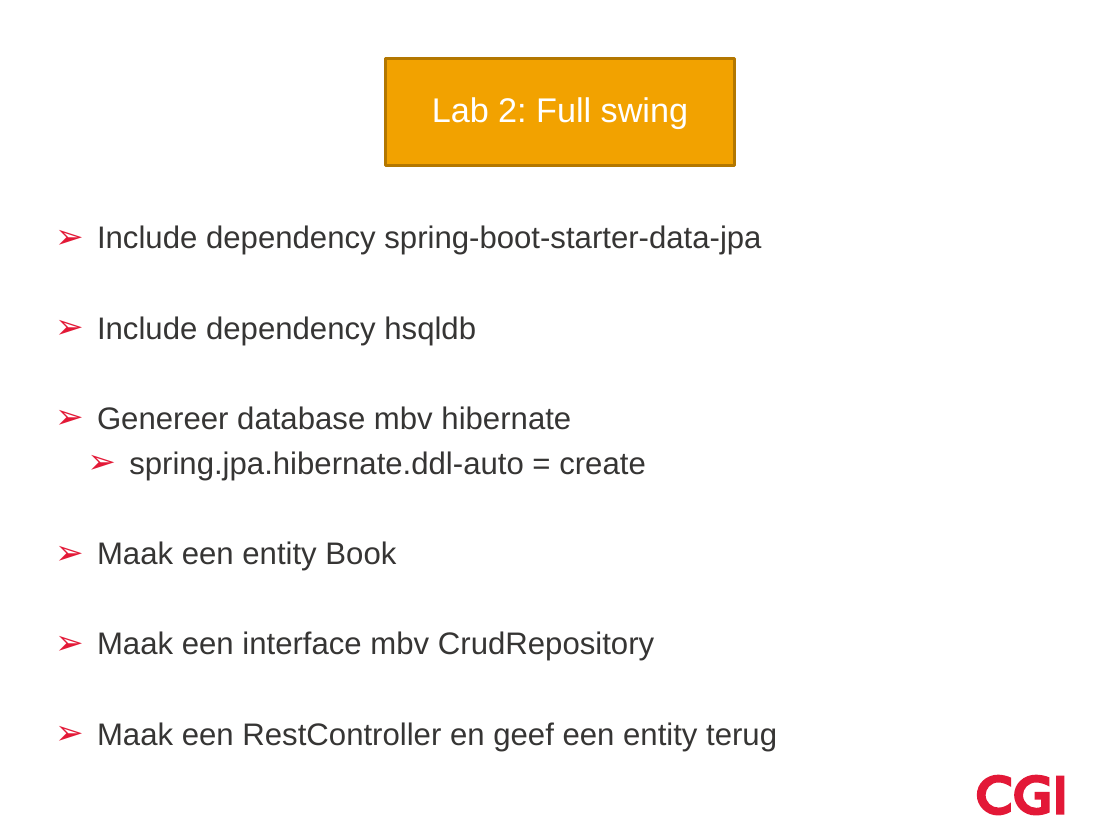
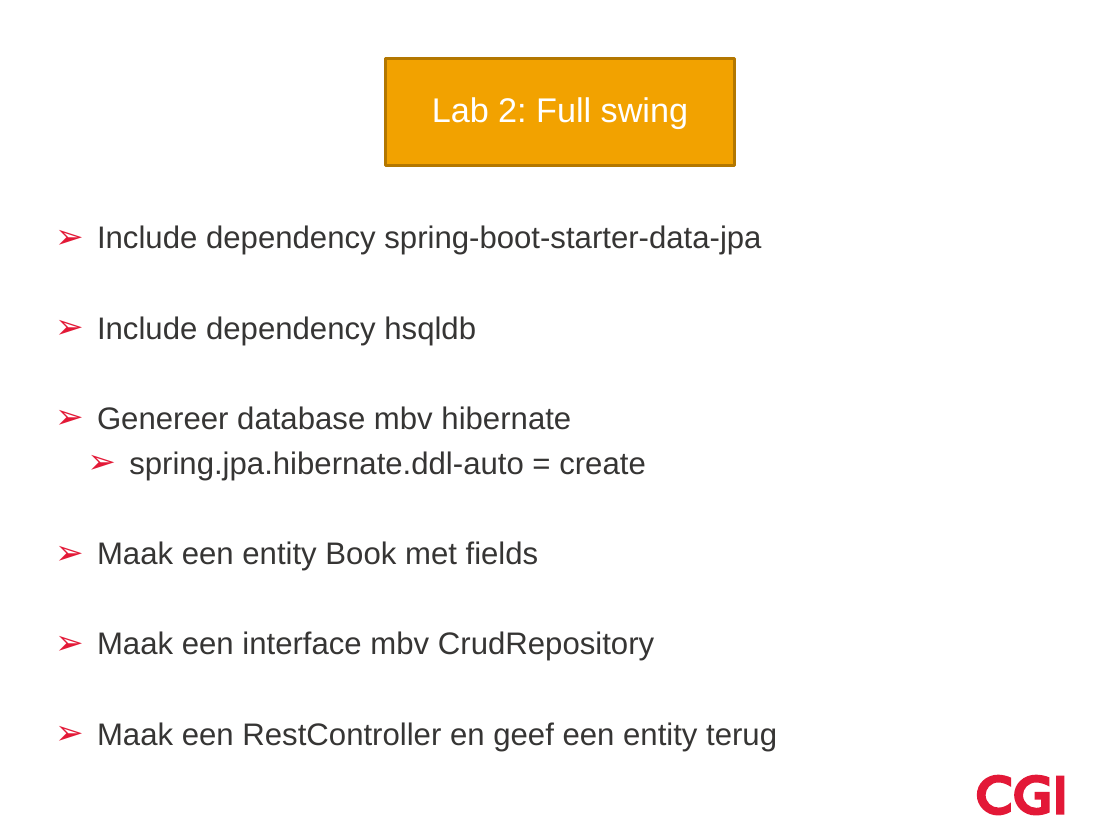
Before and after one commit to hawkeye-bot/boot, a slide deck: slide 41 of Springboot.pptx. Drawn at 1120x840 pixels with LibreOffice and Linux fonts; fonts in the diff are those of the drawing; background and template pictures are left out. Boxes give left, top, right and bottom in pixels: in the first picture for what was removed or moved away, otherwise in the second. Text is boxed around its words. In the diff, an @@ line names an element or a change of style, - is before the commit and + after.

```diff
--- a/Springboot.pptx
+++ b/Springboot.pptx
@@ text at (x1=97, y1=541, x2=539, y2=571): text changed @@
-➢ Maak een entity Book
+➢ Maak een entity Book met fields
```
Also in this commit, not shown: 1 other slide changed, 1 slide removed, 31 other files.
